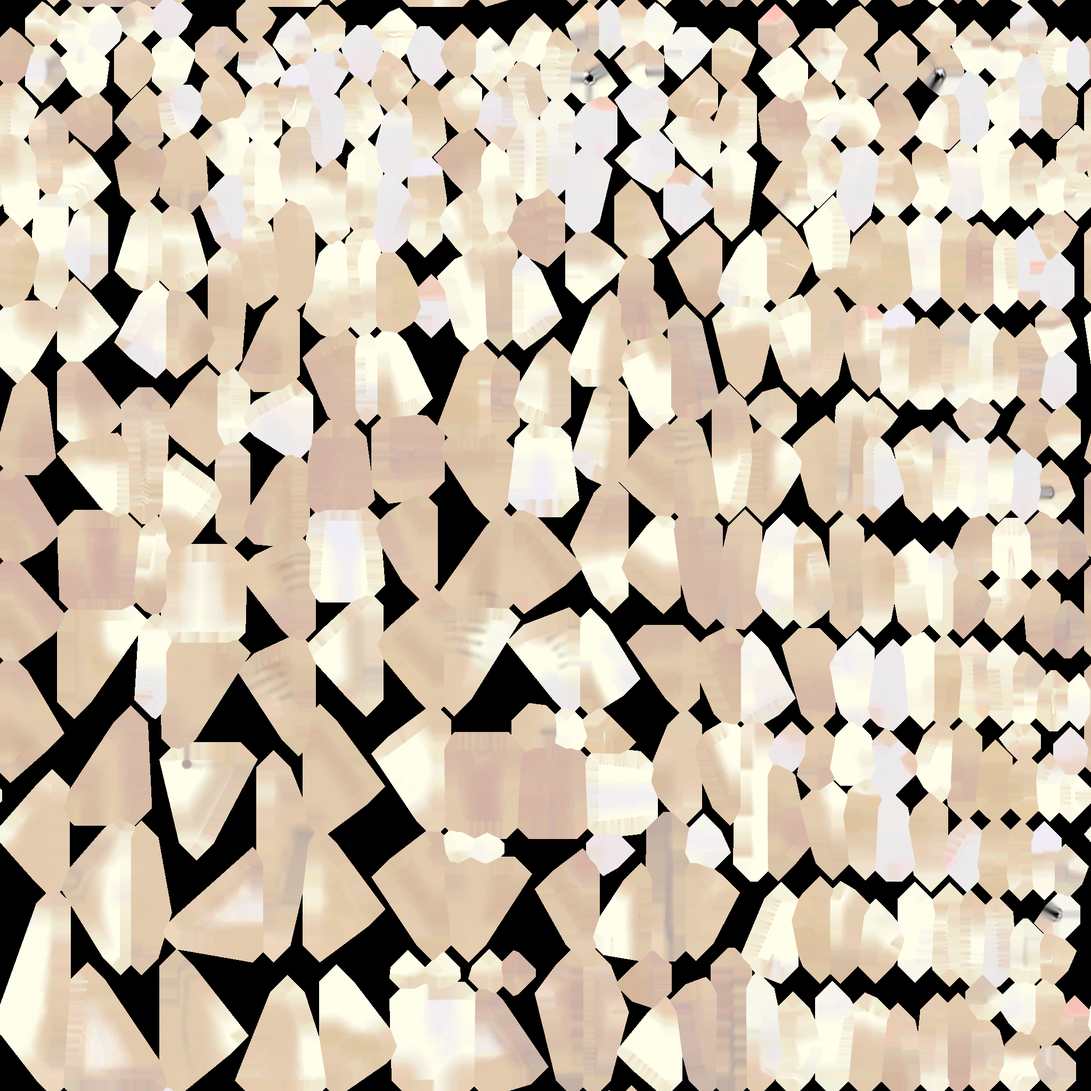
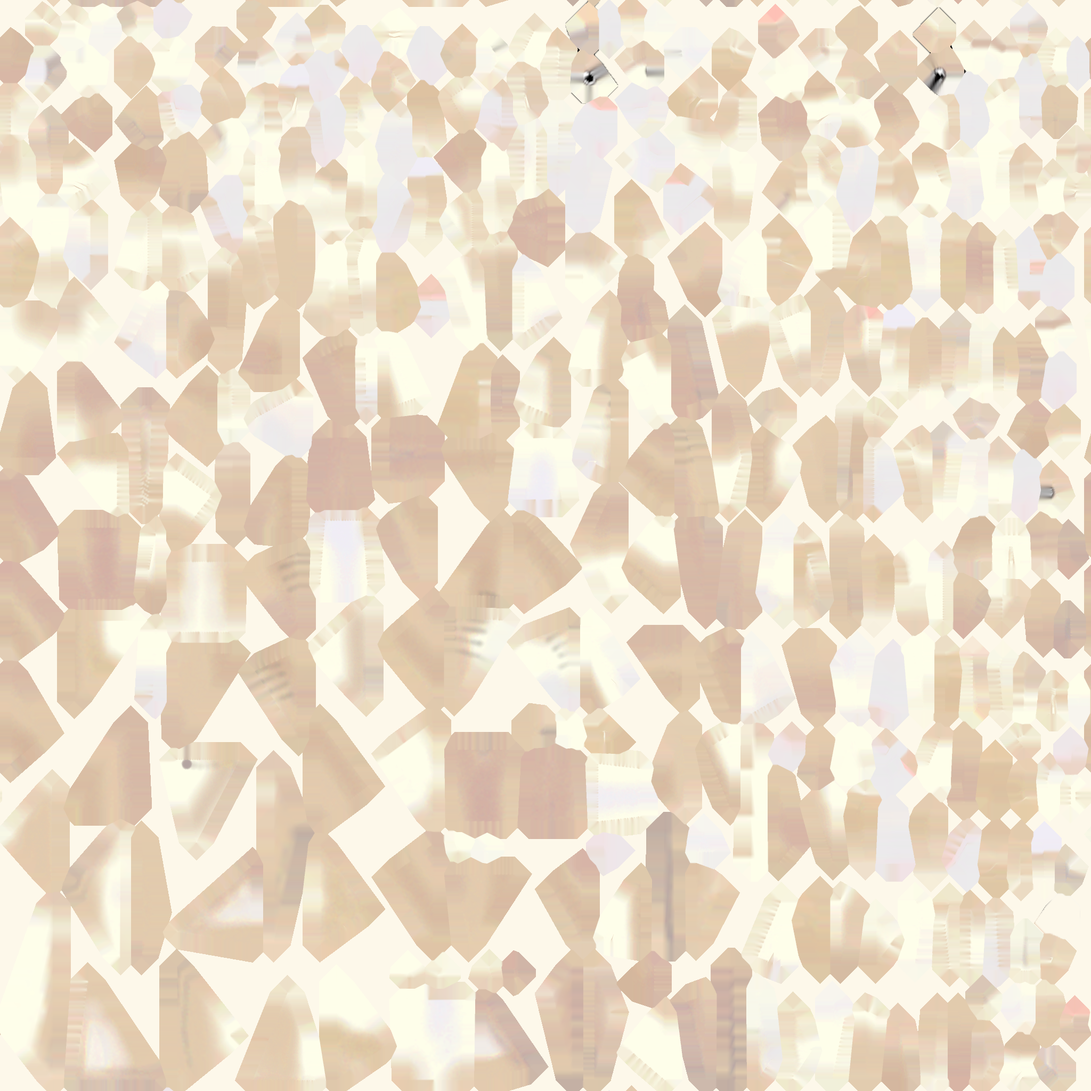
The second w=1091, h=1091 image is a revision of the first. Changes to its layers:
added layer "Шар 0" above "Шар 1" over (0, 0, 1091, 1091)
added layer "Шар 1" over (0, 0, 1091, 1091)
